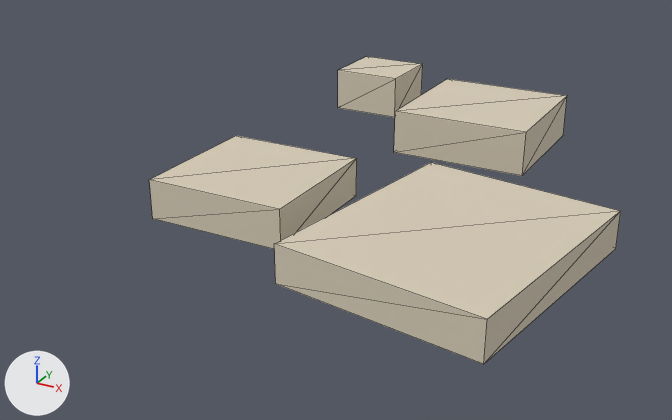
The glTF model cwplans/docklands/data/places/london/tiles/13-8199-6445.glb as it was, and as the next commit left it.
Both versions are drawn from a 50 mm camera at (-587.9, -909.4, 56.4) aimed at (-661.6, -775.4, -10.6). The lights are fixed; the arrows at lower left show +X, +Y and +Z. The picture after the commit comes second. Mesh edges are drawn as thin lines.
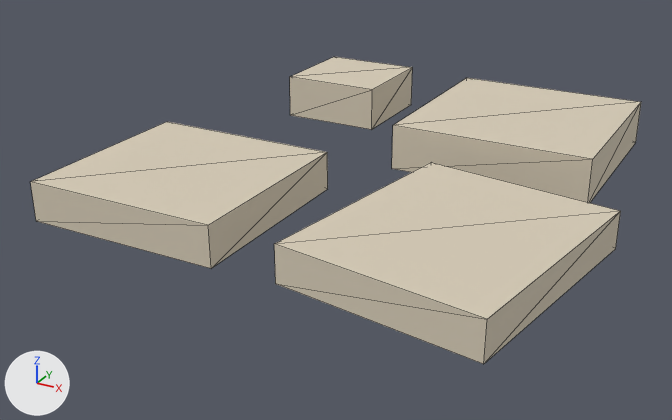
Where the change shows, as pixel boxes [x1, y1, x2, y2] in the pictures (672 x 420 px):
```json
{"object": "Mesh_0.001", "change": "moved, rescaled", "before": [338, 57, 423, 117], "after": [31, 122, 328, 268], "on screen": "247% wider, 141% taller"}
{"object": "Mesh_0.002", "change": "moved, rescaled", "before": [149, 136, 357, 249], "after": [290, 57, 413, 129], "on screen": "41% narrower, 36% shorter"}
{"object": "Mesh_0.003", "change": "moved, rescaled", "before": [394, 79, 567, 176], "after": [392, 78, 641, 203], "on screen": "44% wider, 29% taller"}
```

Edits to the scene script, one JSON object a line:
```json
{"op": "set", "path": "ob_mesh_0_001.location", "old": "(-676.2, -728.3, -5.896)", "new": "(-681.1, -792.7, -7.027)"}
{"op": "set", "path": "ob_mesh_0_001.scale", "old": "(13.9, 13.9, 8.52)", "new": "(35.3, 35.3, 7.02)"}
{"op": "set", "path": "ob_mesh_0_002.location", "old": "(-669.9, -788.0, -6.899)", "new": "(-680.0, -734.6, -6.031)"}
{"op": "set", "path": "ob_mesh_0_002.scale", "old": "(25.0, 25.0, 6.92)", "new": "(19.7, 19.7, 8.57)"}
{"op": "set", "path": "ob_mesh_0_003.location", "old": "(-647.4, -741.2, -6.258)", "new": "(-638.8, -743.5, -6.412)"}
{"op": "set", "path": "ob_mesh_0_003.scale", "old": "(25.9, 25.9, 8.37)", "new": "(36.7, 36.7, 8.47)"}
```
